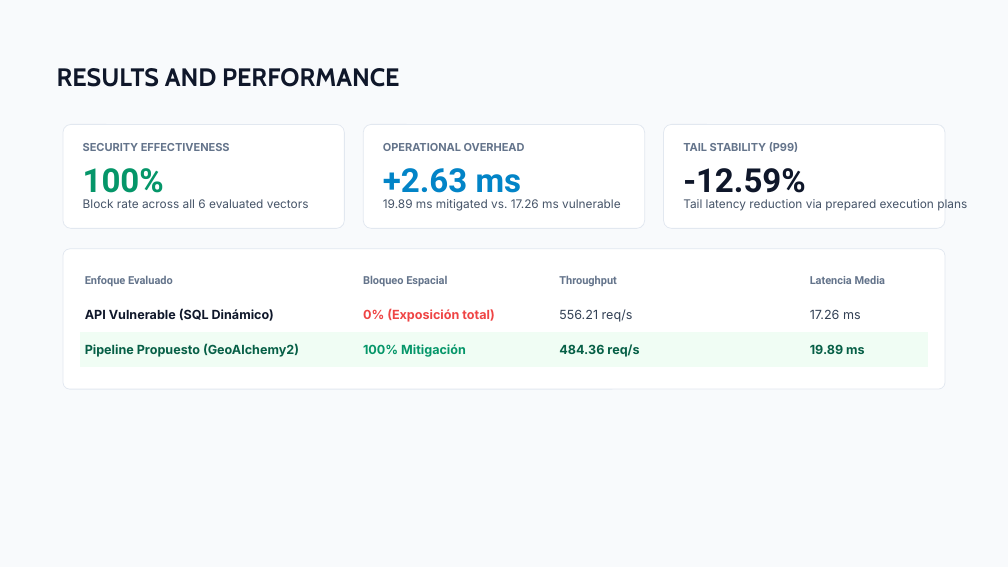
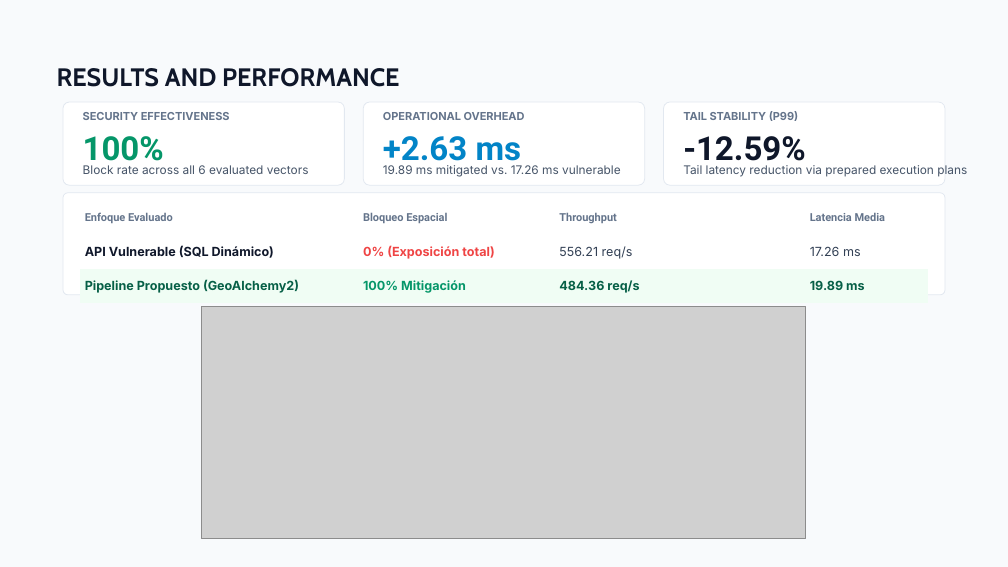
Before and after one commit to RAlexander777/Playground-SQLi-PostGIS, a slide deck: slide 6 of Evaluation of Spatial SQL Injection in PostGIS.pptx. Drawn at 1008x567 pixels with LibreOffice and Linux fonts; fonts in the diff are those of the drawing; grey boxes stand for pictures. Boxes give left, top, right and bottom in pixels: in the first picture for what was removed or moved away, otherwise in the second. Text is boxed around its words. In the diff, an @@ line names an element or a change of style, - is before the commit and + after.

Commit message:
feat(slides): embed publication figures into decks and add chart interpretations to defense guides

```diff
--- a/Evaluation of Spatial SQL Injection in PostGIS.pptx
+++ b/Evaluation of Spatial SQL Injection in PostGIS.pptx
@@ rounded rectangle: place and size @@
-rounded rectangle at <box>63,125,344,229</box>
+rounded rectangle at <box>63,102,344,185</box>
@@ rounded rectangle: place and size @@
-rounded rectangle at <box>364,125,645,229</box>
+rounded rectangle at <box>364,102,645,185</box>
@@ rounded rectangle: place and size @@
-rounded rectangle at <box>664,125,945,229</box>
+rounded rectangle at <box>664,102,945,185</box>
@@ 6 texts: place and size @@
-6 texts at <box>83,142,806,201</box>
+6 texts at <box>83,111,806,168</box>
@@ 3 texts: place and size @@
-3 texts at <box>83,199,967,211</box>
+3 texts at <box>83,165,967,177</box>
@@ rounded rectangle: place and size @@
-rounded rectangle at <box>63,249,945,389</box>
+rounded rectangle at <box>63,193,945,295</box>
@@ table: place and size @@
-table at <box>79,264,929,512</box>
+table at <box>79,200,929,303</box>
@@ picture added at <box>201,306,806,539</box> @@
```
Also in this commit, not shown: 3 other slides changed, 3 other files.
